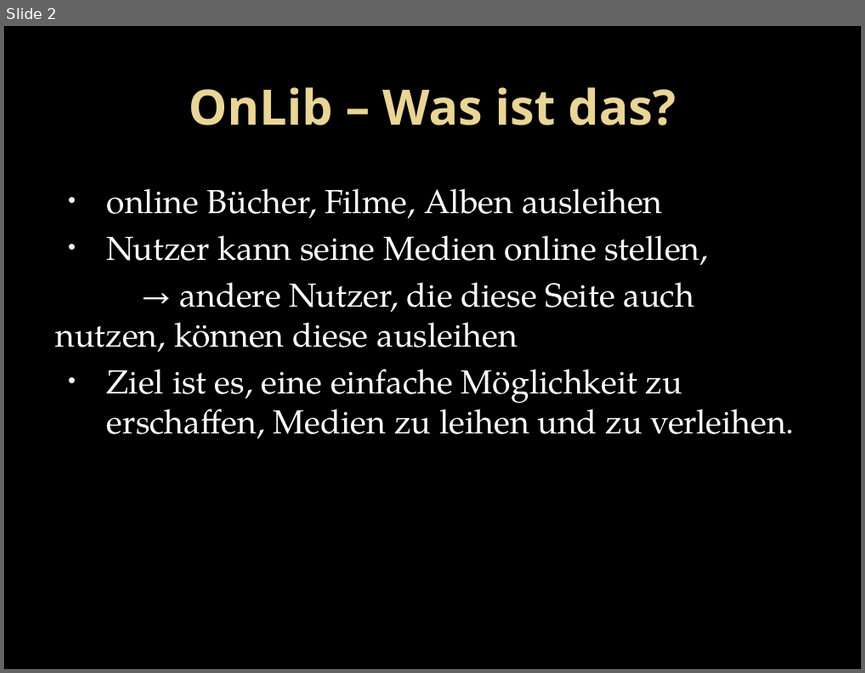
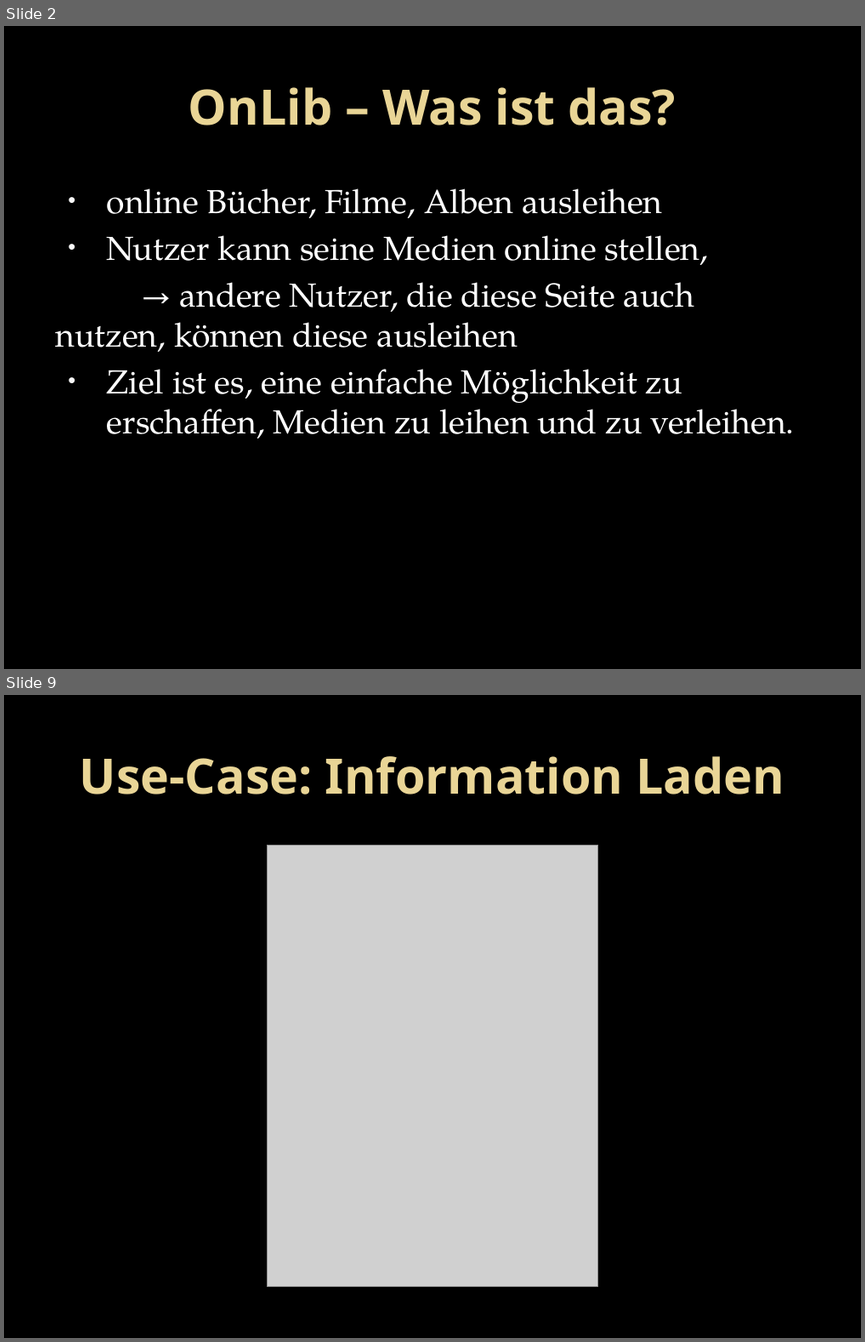
Before and after one commit to twerner93/OnLib_Documents, a slide deck: Final Project Handin/Final Presentation/Online-Library.pptx. Shown one above the other, each under a label of ours: slide 2 before the commit, slides 2 and 9 after it; the slides between them are not shown. The pictures are 865x673 and 865x1342 pixels, drawn with LibreOffice and Linux fonts; fonts in the diff are those of the drawing; grey boxes stand for pictures; background and template pictures are left out. Boxes give left, top, right and bottom in pixels: in the first picture for what was removed or moved away, otherwise in the second. Text is boxed around its words. In the diff, an @@ line names an element or a change of style, - is before the commit and + after.

```diff
--- a/Final Project Handin/Final Presentation/Online-Library.pptx
+++ b/Final Project Handin/Final Presentation/Online-Library.pptx
@@ slide 9 added at (4,695,861,1338), background picture (left out) @@
@@ title added at (80,756,784,794), 41 pt, text gradient #EAD696 to #E7D081, bold @@
+Use-Case: Information Laden
@@ picture added at (267,845,598,1287) @@
```
Also in this commit, not shown: 17 other slides added, 2 slides removed, 4 other files.
